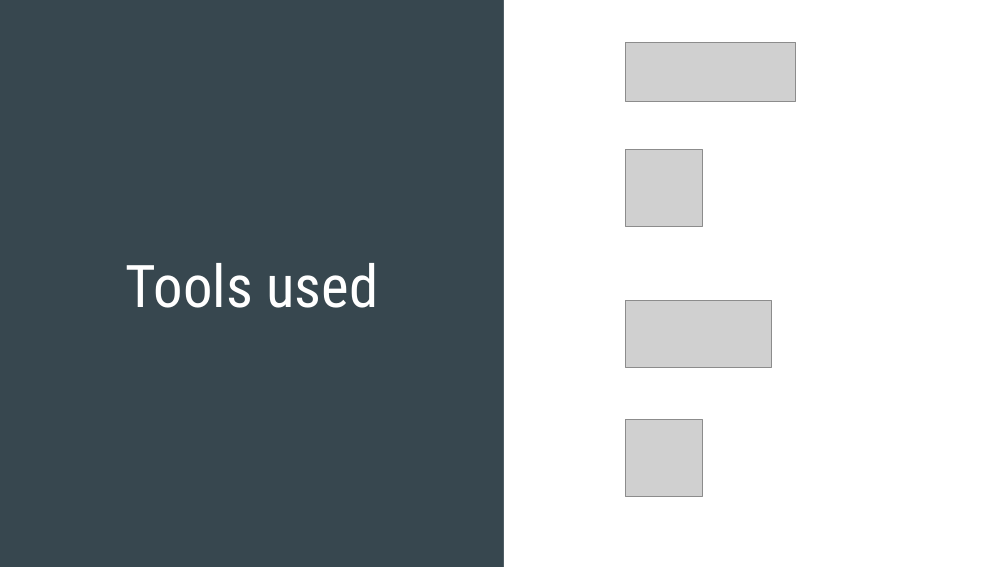
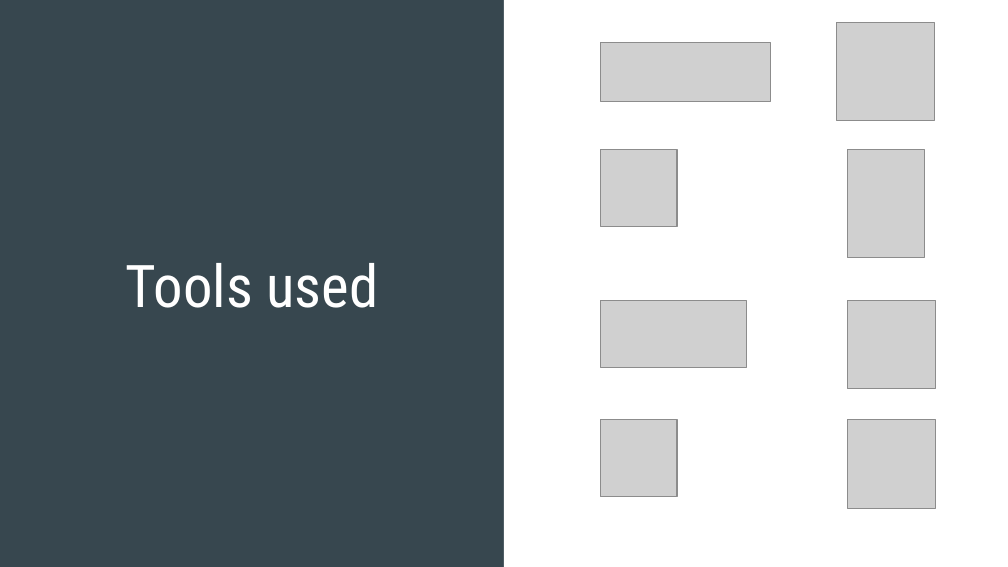
Before and after one commit to Raghuvorkady/Dbms-Mini-Project, a slide deck: slide 6 of PPT/DBMS project ppt.pptx. Drawn at 1008x567 pixels with LibreOffice and Linux fonts; fonts in the diff are those of the drawing; grey boxes stand for pictures. Boxes give left, top, right and bottom in pixels: in the first picture for what was removed or moved away, otherwise in the second. Text is boxed around its words. In the diff, an @@ line names an element or a change of style, - is before the commit and + after.

```diff
--- a/PPT/DBMS project ppt.pptx
+++ b/PPT/DBMS project ppt.pptx
@@ picture added at bbox=[837, 23, 934, 121] @@
@@ 4 pictures: place and size @@
-4 pictures at bbox=[625, 42, 795, 497]
+4 pictures at bbox=[600, 42, 770, 497]
@@ picture added at bbox=[848, 149, 924, 258] @@
@@ picture added at bbox=[848, 300, 936, 389] @@
@@ picture added at bbox=[848, 420, 936, 509] @@
```
Also in this commit, not shown: 6 other slides changed, 6 other files.
